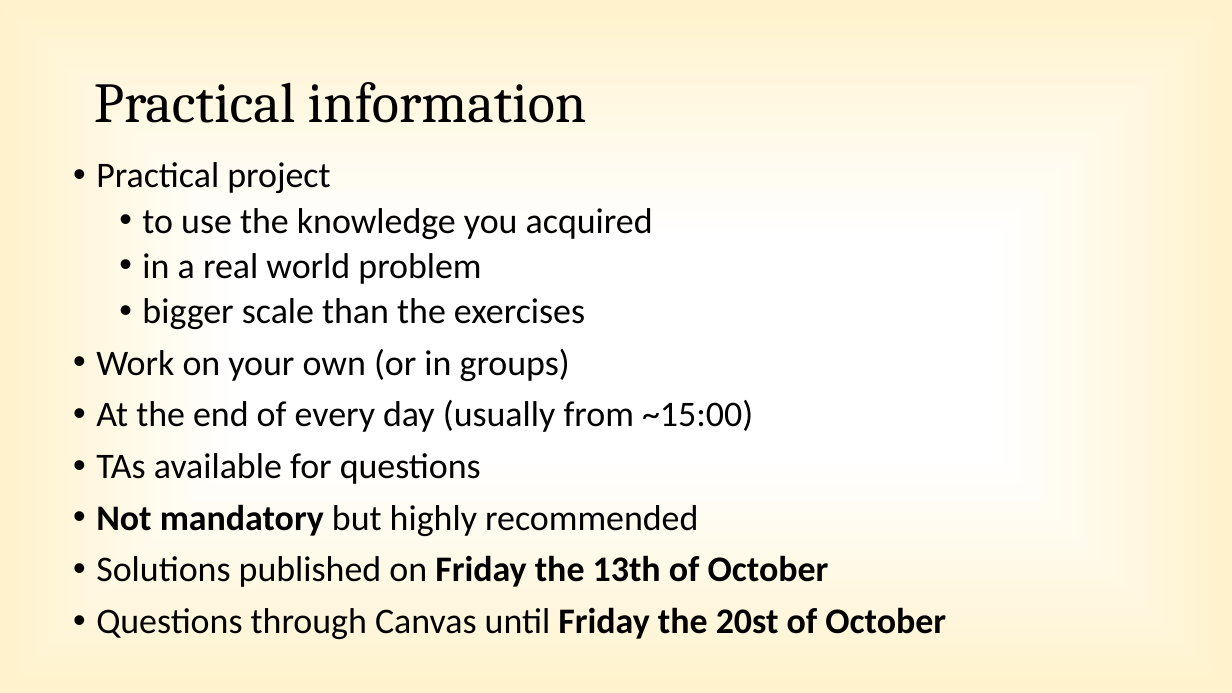
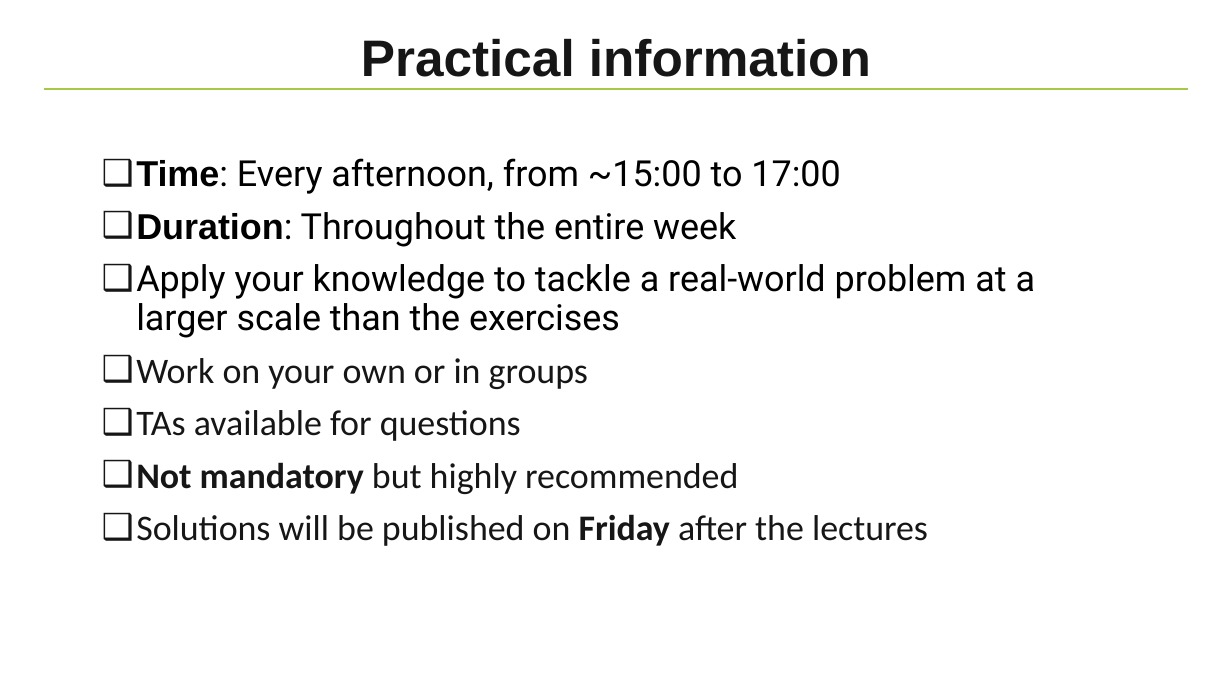
Before and after one commit to NBISweden/workshop-python, a slide deck: slide 2 of lectures/Project.pptx. Drawn at 1232x693 pixels with LibreOffice and Linux fonts; fonts in the diff are those of the drawing; background and template pictures are left out. Boxes give left, top, right and bottom in pixels: in the first picture for what was removed or moved away, otherwise in the second. Text is boxed around its words. In the diff, an @@ line names an element or a change of style, - is before the commit and + after.

Commit message:
update slides for the project

```diff
--- a/lectures/Project.pptx
+++ b/lectures/Project.pptx
@@ background gradient #FFFFFF to #FFF2CC to #FFECB2 to #FFFFFF @@
@@ title "Practical information": place and size @@
-title "Practical information" at [94,82,587,123]
+title "Practical information" at [361,38,871,77]
@@ title "Practical information" at [361,38,871,77]: size 44 to 40 pt, font Cambria to Arial, text colour #000000 to #171616, bold on; alignment left to centre @@
@@ line added from (43, 89) to (1189, 89), #A7C947 1 pt @@
@@ text at [136,158,1036,389]: text changed; font Calibri to Roboto @@
-• Practical project
-  • to use the knowledge you acquired
-  • in a real world problem
-  • bigger scale than the exercises
-• Work on your own (or in groups)
-• At the end of every day (usually from ~15:00)
+❑ Time: Every afternoon, from ~15:00 to 17:00
+❑ Duration: Throughout the entire week
+❑ Apply your knowledge to tackle a real-world problem at a larger scale than the exercises
+❑ Work on your own or in groups
@@ text at [136,410,738,494]: text colour #000000 to #171616 in "TAs available for questions", "Not mandatory but highly recommended"; bullet • to ❑ @@
@@ text at [136,514,928,546]: text changed; text colour #000000 to #171616 @@
-• Solutions published on Friday the 13th of October
-• Questions through Canvas until Friday the 20st of October
+❑ Solutions will be published on Friday after the lectures
```
Also in this commit, not shown: 8 other slides changed, 4 slides added, 6 slides removed.
